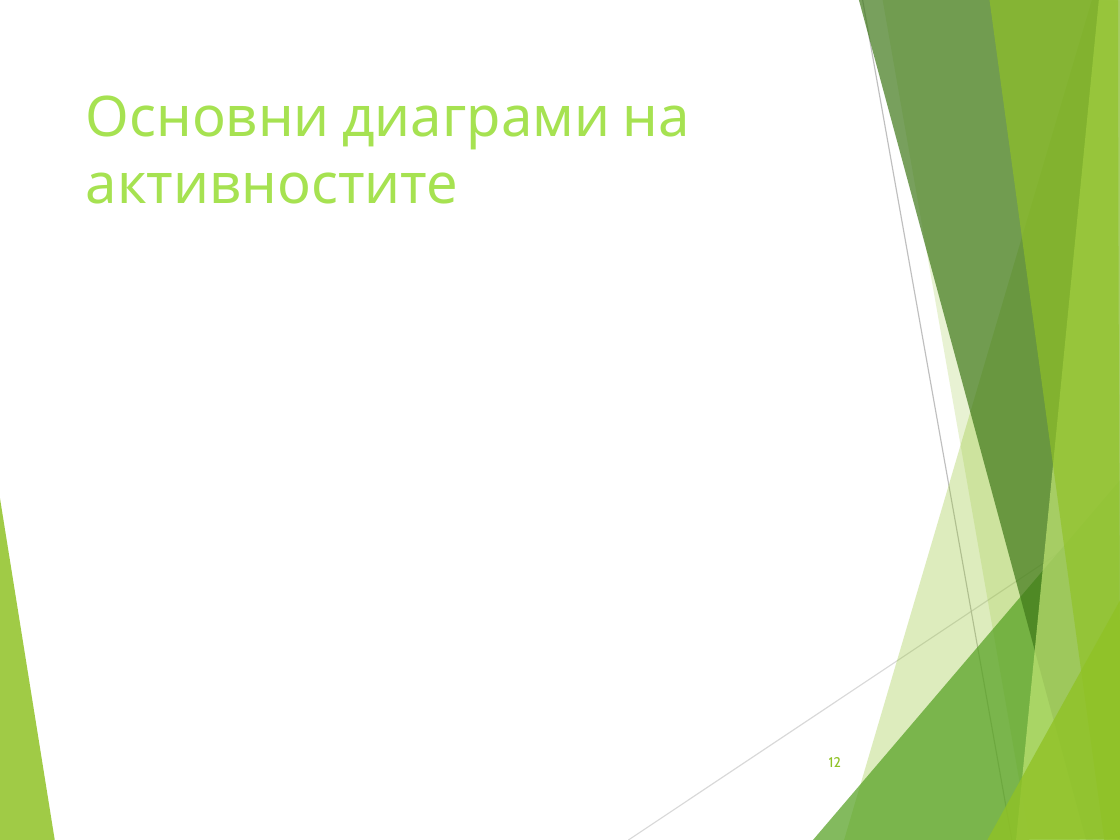
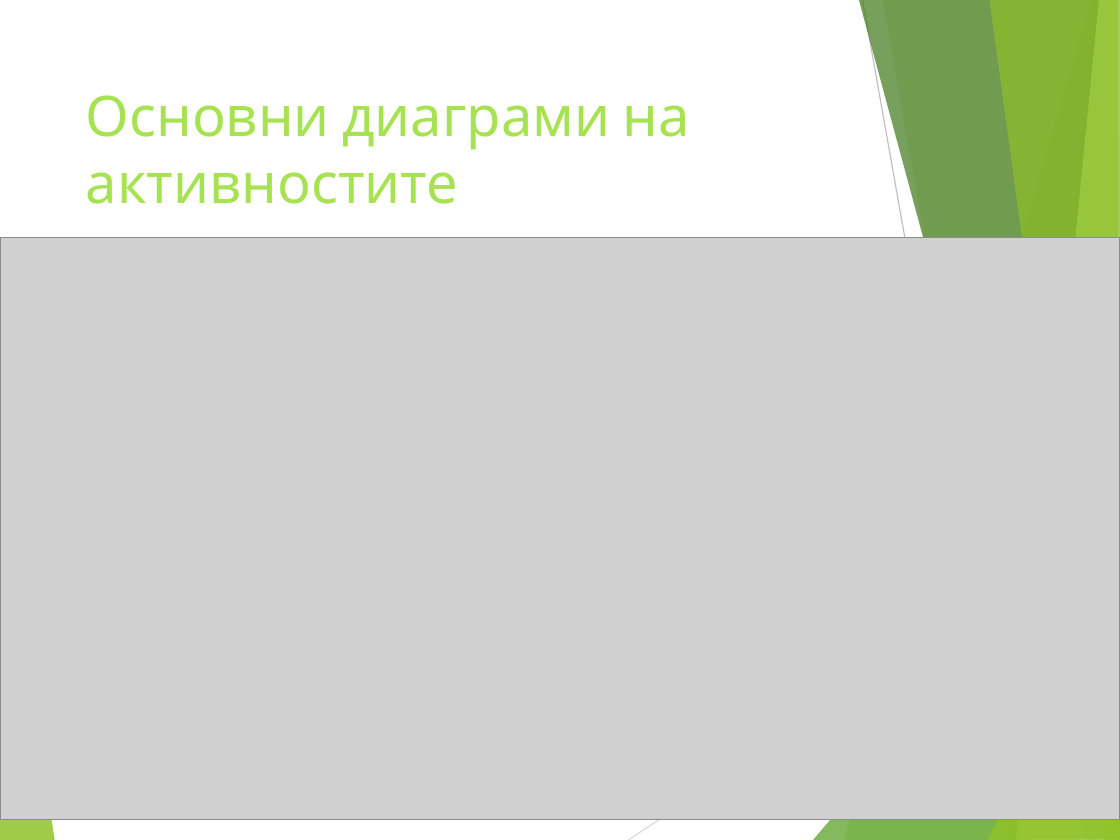
Before and after one commit to ivanchuchulski/fmi-requirements-analisys, a slide deck: slide 17 of rezervito-hw-05/Rezervito_Presentation_62121_62151_62167.pptx (slide 12 before the commit). Drawn at 1120x840 pixels with LibreOffice and Linux fonts; fonts in the diff are those of the drawing; grey boxes stand for pictures. Boxes give left, top, right and bottom in pixels: in the first picture for what was removed or moved away, otherwise in the second. Text is boxed around its words. In the diff, an @@ line names an element or a change of style, - is before the commit and + after.

```diff
--- a/rezervito-hw-05/Rezervito_Presentation_62121_62151_62167.pptx
+++ b/rezervito-hw-05/Rezervito_Presentation_62121_62151_62167.pptx
@@ picture added at <box>0,237,1120,820</box> @@
@@ page number removed at <box>829,757,841,767</box> @@
-12
```
Also in this commit, not shown: 14 other slides changed, 9 slides added, 16 other files.
